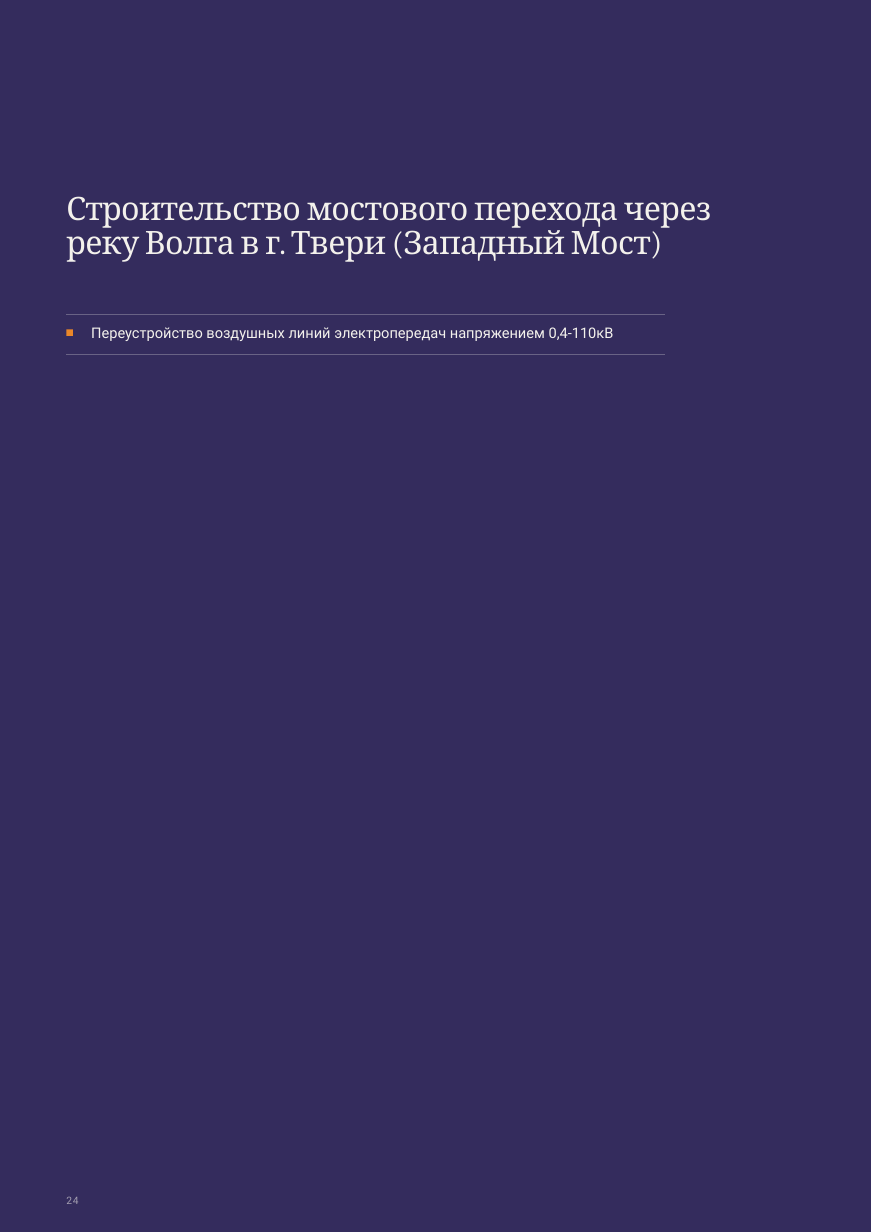
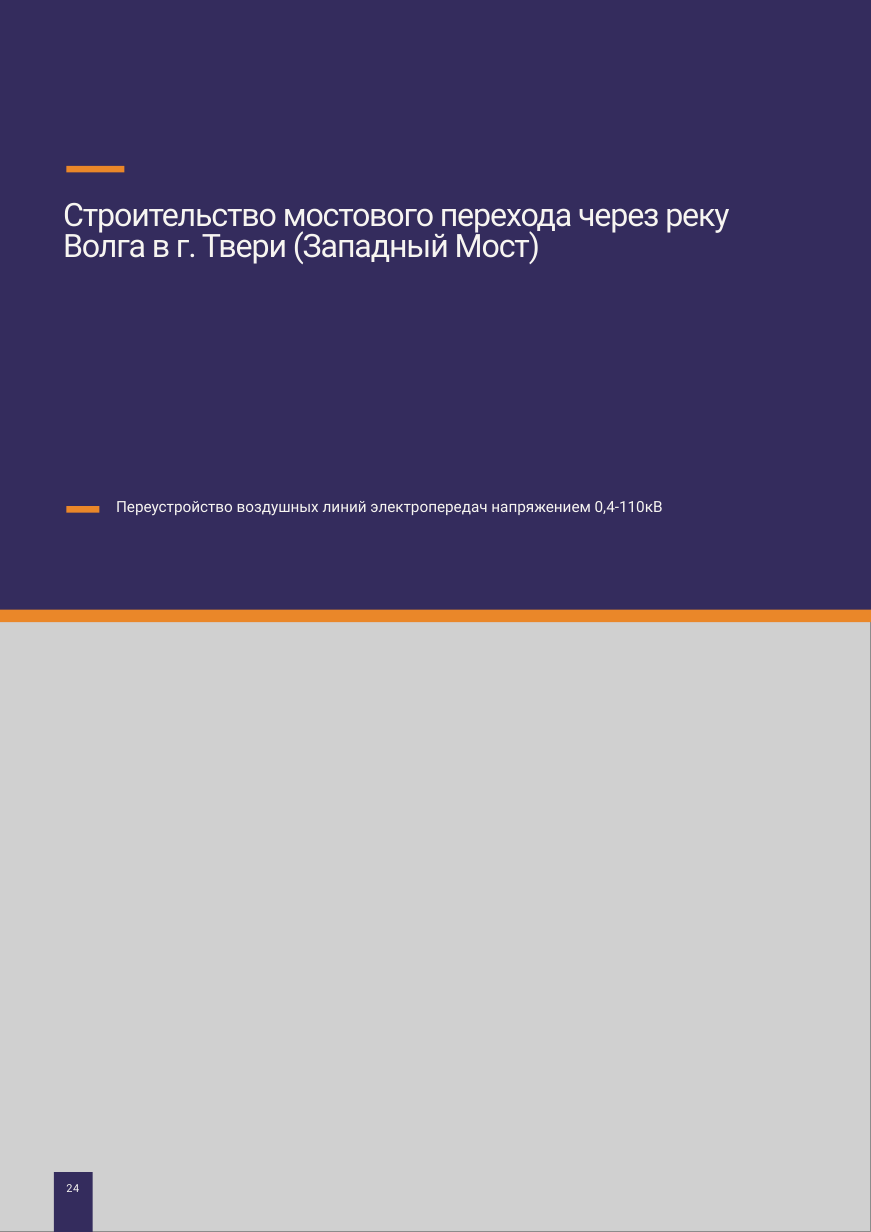
Before and after one commit to dkaratsapov-web/energo, a slide deck: slide 24 of presentation-project/12_catalog-premium/presentation.pptx. Drawn at 871x1232 pixels with LibreOffice and Linux fonts; fonts in the diff are those of the drawing; grey boxes stand for pictures; background and template pictures are left out; a plain dark background stands for a picture behind light text. Boxes give left, top, right and bottom in pixels: in the first picture for what was removed or moved away, otherwise in the second. Text is boxed around its words. In the diff, an @@ line names an element or a change of style, - is before the commit and + after.

```diff
--- a/presentation-project/12_catalog-premium/presentation.pptx
+++ b/presentation-project/12_catalog-premium/presentation.pptx
@@ background picture (left out) to #FFFFFF @@
@@ rectangle added at [66, 165, 124, 172], fill #EA8729 @@
@@ text at [63, 203, 729, 264]: text changed; font Cambria to Roboto; text colour #F3F1EC to #F7F5F1 @@
-Строительство мостового перехода через
-реку Волга в г. Твери (Западный Мост)
+Строительство мостового перехода через реку
+Волга в г. Твери (Западный Мост)
@@ line removed from (66, 314) to (665, 314) @@
@@ rectangle removed at [66, 330, 73, 336] @@
@@ line removed from (66, 354) to (665, 354) @@
@@ rectangle added at [66, 506, 99, 512], fill #EA8729 @@
@@ text "Переустройство воздушных линий электропередач напряжением ...": place and size @@
-text "Переустройство воздушных линий электропередач напряжением ..." at [91, 327, 614, 341]
+text "Переустройство воздушных линий электропередач напряжением ..." at [116, 501, 663, 516]
@@ text "Переустройство воздушных линий электропередач напряжением ..." at [116, 501, 663, 516]: size 10 to 10.5 pt, text colour #F3F1EC to #F7F5F1; line spacing 13pt to 14.5pt @@
@@ picture added at [0, 616, 871, 1232] @@
@@ rectangle added at [0, 610, 871, 622], fill #EA8729 @@
@@ rectangle: place and size @@
-rectangle at [54, 1184, 92, 1231]
+rectangle at [54, 1172, 93, 1232]
@@ text "24": place and size @@
-text "24" at [66, 1197, 78, 1204]
+text "24" at [66, 1184, 79, 1192]
@@ text "24" at [66, 1184, 79, 1192]: size 7 to 7.5 pt, text colour #A39EB0 to #F7F5F1, letter spacing 0.6 to 0.5 pt; line spacing 8.8pt to 7.5pt @@
```
Also in this commit, not shown: 31 other slides changed, 15 other files.
